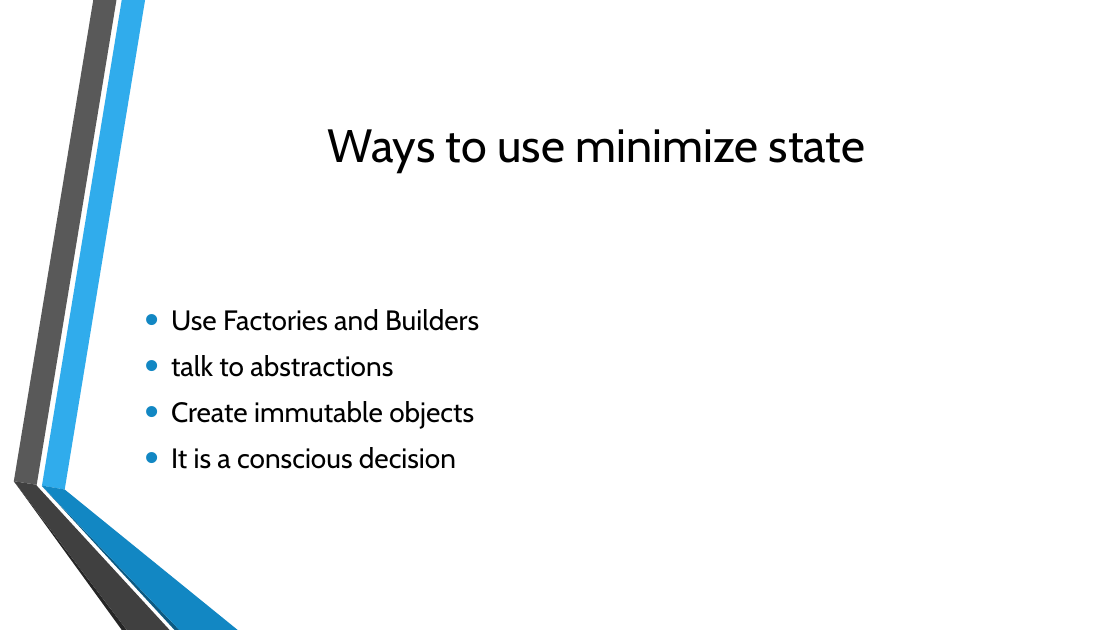
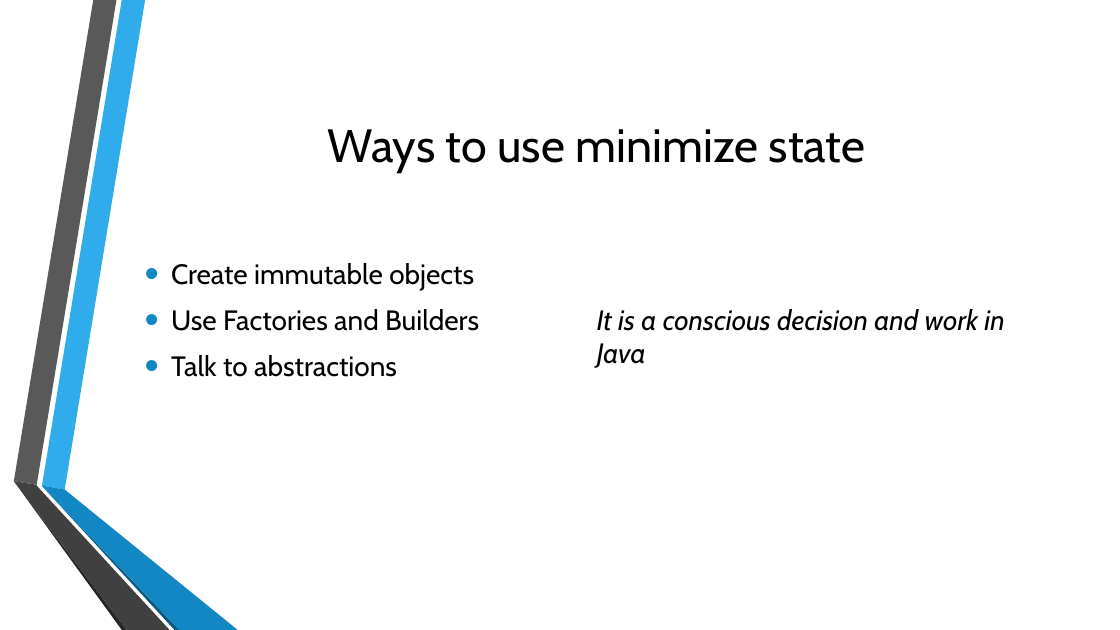
Before and after one commit to m0smith/presentations, a slide deck: slide 8 of FunctionalProgrammingForJavaDevelopers/ppt/Functional Programming for Object-Oriented Developers.pptx (slide 7 before the commit). Drawn at 1120x630 pixels with LibreOffice and Linux fonts; fonts in the diff are those of the drawing; background and template pictures are left out. Boxes give left, top, right and bottom in pixels: in the first picture for what was removed or moved away, otherwise in the second. Text is boxed around its words. In the diff, an @@ line names an element or a change of style, - is before the commit and + after.

```diff
--- a/FunctionalProgrammingForJavaDevelopers/ppt/Functional Programming for Object-Oriented Developers.pptx
+++ b/FunctionalProgrammingForJavaDevelopers/ppt/Functional Programming for Object-Oriented Developers.pptx
@@ text "Create immutable objects" at box(171, 263, 1004, 377): columns 1 to 2 @@
@@ text at box(171, 263, 474, 290): paragraph added @@
+• Create immutable objects
@@ text at box(171, 309, 1004, 377): text changed; italic on @@
-• talk to abstractions
-• Create immutable objects
-• It is a conscious decision
+• Talk to abstractions
+It is a conscious decision and work in Java
```
Also in this commit, not shown: 6 other slides changed, 3 slides added.
